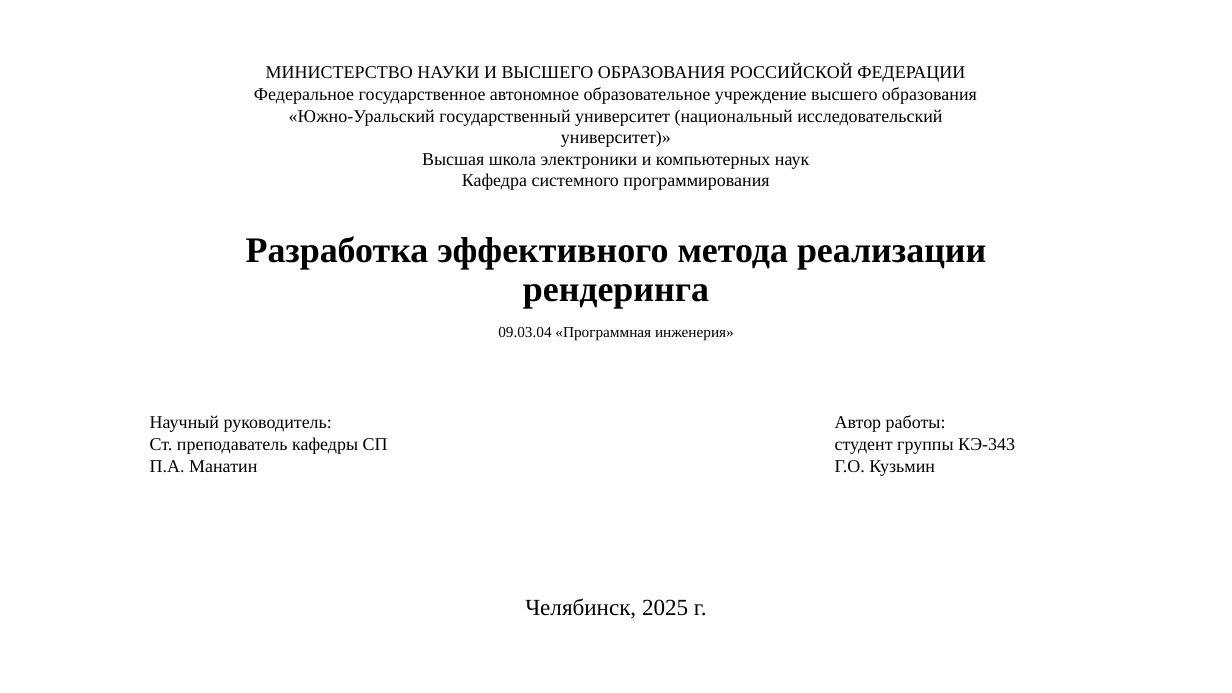
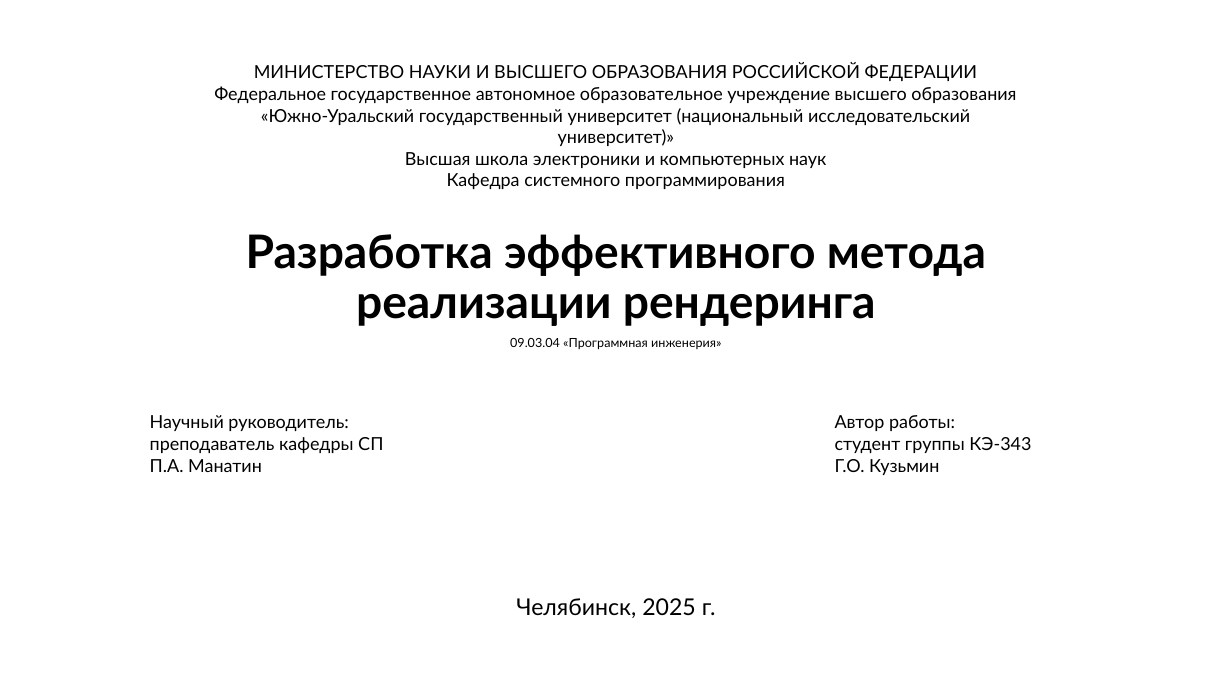
Before and after one commit to molo4kaPlus/particle_benchmark, a slide deck: slide 1 of docs/КузьминГО_курсовая.pptx. Drawn at 1232x693 pixels with LibreOffice and Linux fonts; fonts in the diff are those of the drawing. Boxes give left, top, right and bottom in pixels: in the first picture for what was removed or moved away, otherwise in the second. Text is boxed around its words. In the diff, an @@ line names an element or a change of style, - is before the commit and + after.

```diff
--- a/docs/КузьминГО_курсовая.pptx
+++ b/docs/КузьминГО_курсовая.pptx
@@ font Times New Roman to Lato in 3 elements at [835,415,1031,475], [516,598,716,618], [214,63,1016,189] @@
@@ subtitle "МИНИСТЕРСТВО НАУКИ И ВЫСШЕГО ОБРАЗОВАНИЯ ...": place and size @@
-subtitle "МИНИСТЕРСТВО НАУКИ И ВЫСШЕГО ОБРАЗОВАНИЯ ..." at [254,65,977,190]
+subtitle "МИНИСТЕРСТВО НАУКИ И ВЫСШЕГО ОБРАЗОВАНИЯ ..." at [214,63,1016,189]
@@ title "Разработка эффективного метода реализации рендеринга" at [246,234,986,326]: size 28 to 36 pt, font Times New Roman to Lato @@
@@ text "09.03.04 «Программная инженерия»": place and size @@
-text "09.03.04 «Программная инженерия»" at [498,327,734,340]
+text "09.03.04 «Программная инженерия»" at [510,338,721,349]
@@ text "09.03.04 «Программная инженерия»" at [510,338,721,349]: size 11.9 to 9.8 pt, font Times New Roman to Lato; line spacing 0.9 to 0.8 @@
@@ text at [150,415,348,472]: font Times New Roman to Lato in "Научный руководитель:", "П.А. Манатин" @@
@@ text at [150,437,383,453]: text changed; font Times New Roman to Lato @@
-Ст. преподаватель кафедры СП
+преподаватель кафедры СП
```
Also in this commit, not shown: 9 other slides changed, 2 slides added, 2 other files.
